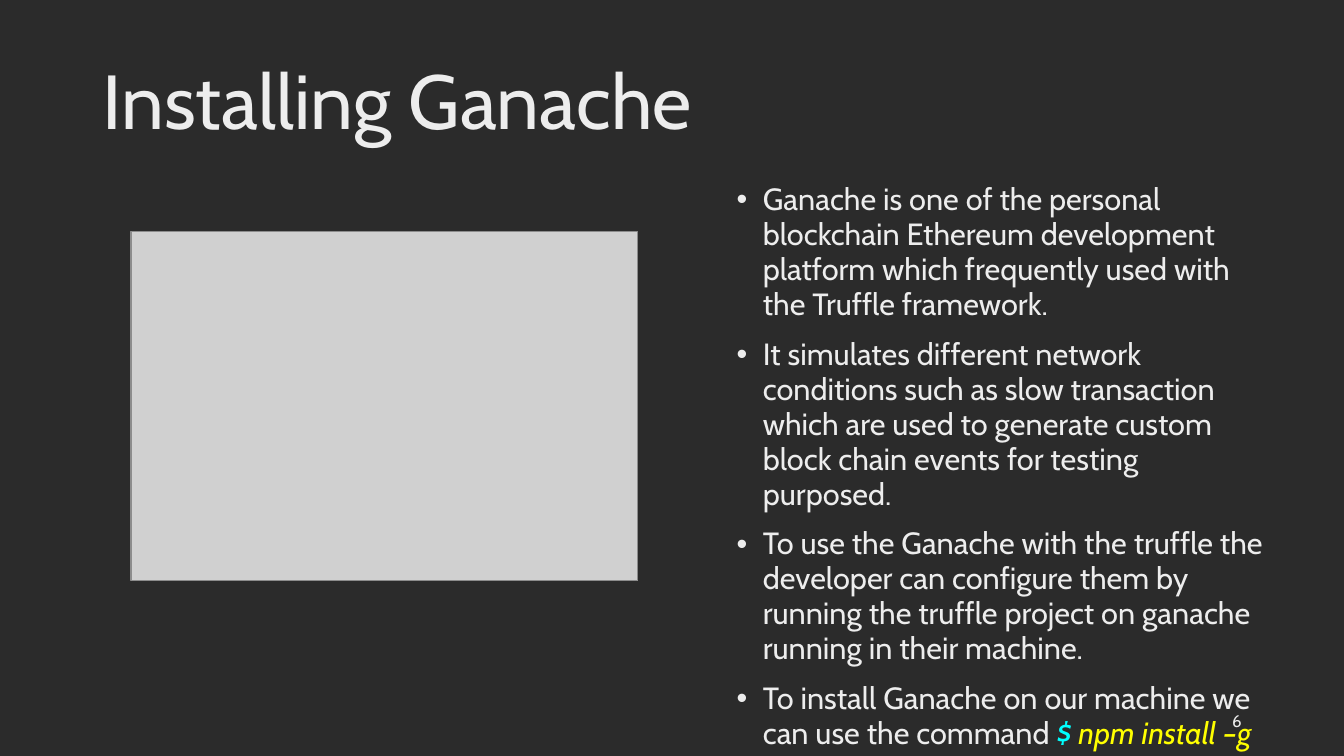
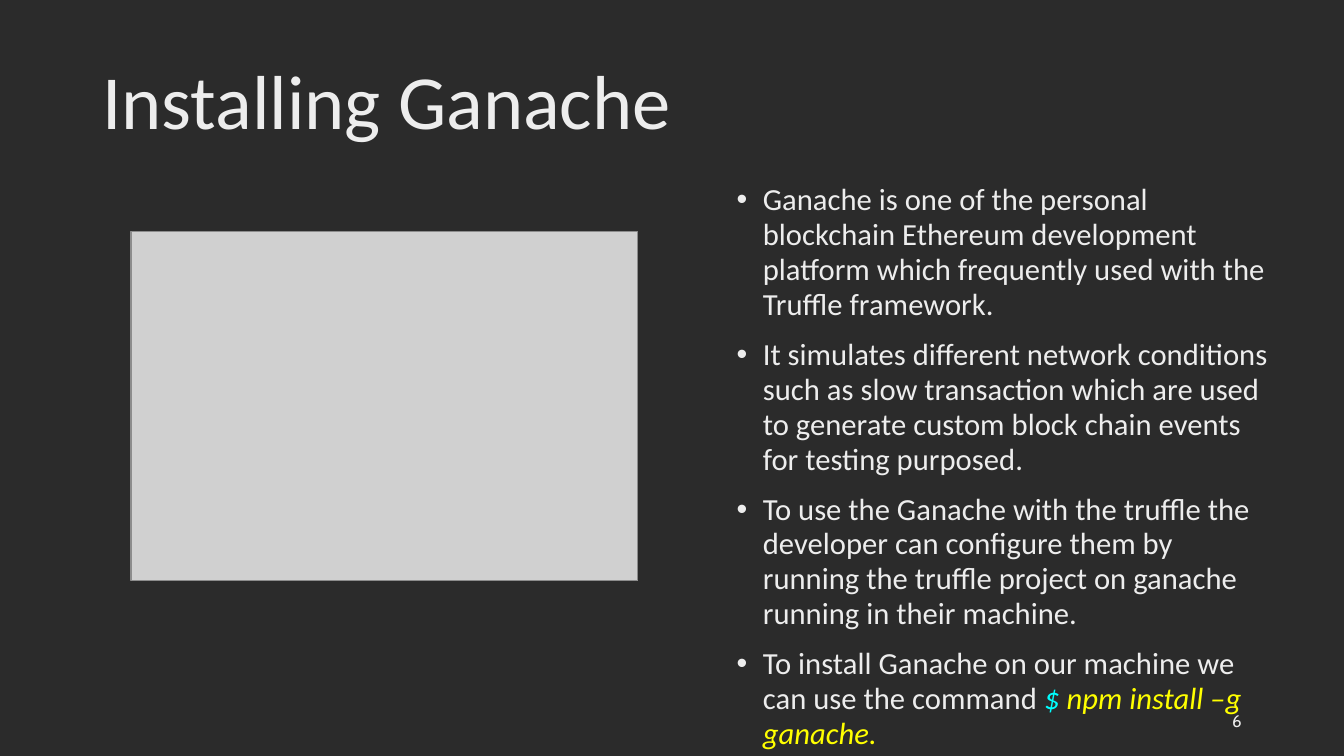
Before and after one commit to saicharan1248/CSE_6324_team_project, a slide deck: slide 6 of Iteration_1/iteration_1.pptx. Drawn at 1344x756 pixels with LibreOffice and Linux fonts; fonts in the diff are those of the drawing; grey boxes stand for pictures; background and template pictures are left out; a plain dark background stands for a picture behind light text. Boxes give left, top, right and bottom in pixels: in the first picture for what was removed or moved away, otherwise in the second. Text is boxed around its words. In the diff, an @@ line names an element or a change of style, - is before the commit and + after.

```diff
--- a/Iteration_1/iteration_1.pptx
+++ b/Iteration_1/iteration_1.pptx
@@ title "Installing Ganache" at (102, 76, 670, 142): font Cabin to Calibri @@
@@ text "Ganache is one of the ..." at (763, 188, 1267, 750): font Cabin to Calibri @@
```
Also in this commit, not shown: 13 other slides changed.
